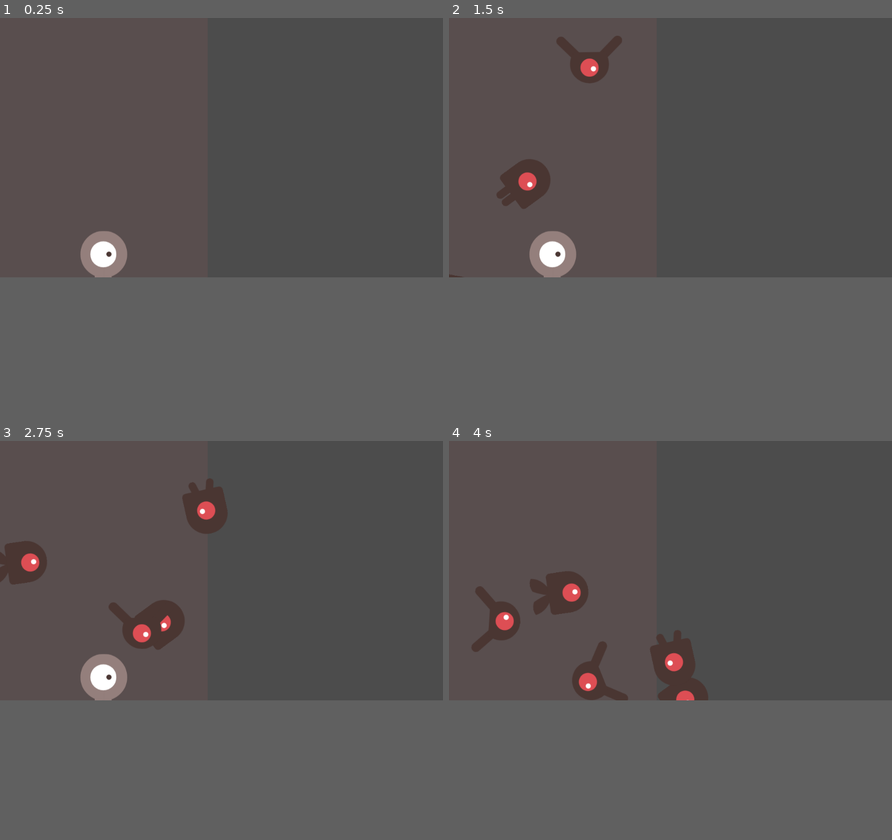
Above: before the commit, frames 1-4 (two rows, left to right).
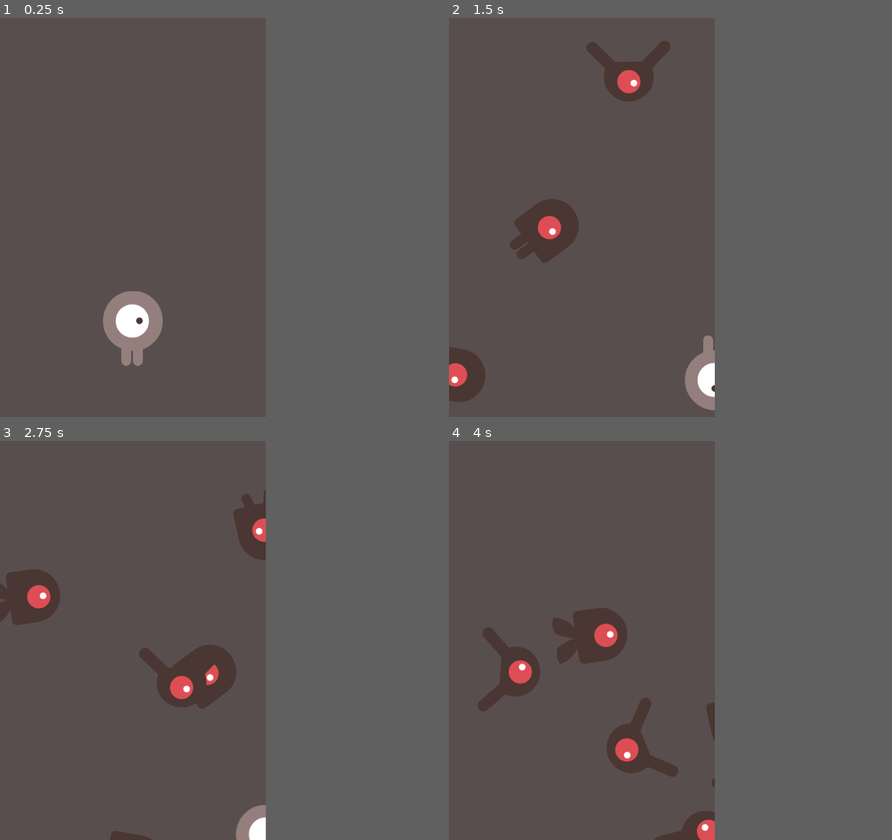
Above: after the commit, the same moments.

Repository: Millenium47/2d-dodge-the-creeps
Game: Godot game, scene res://Main.tscn
Two runs of this game, one before a commit and one after it. Both use one fixed random seed, a clock stepped at 60 frames per second and the inputs below. The project has no main scene, so this scene is started directly.
Inputs:
- Up to frame 1 (0.25 s): no input
- Up to frame 2 (1.5 s): hold Right (move_right, bound only after the commit) 0.53-1.28 s; hold Down (move_down, bound only after the commit) from 1.28 s (still down)
- Up to frame 3 (2.75 s): release Down (move_down, bound only after the commit) at 2.03 s; hold Right (move_right, bound only after the commit) from 2.03 s (still down)
- Up to frame 4 (4 s): release Right (move_right, bound only after the commit) at 2.78 s; hold Up (move_up, bound only after the commit) 2.78-3.53 s; hold Left (move_left, bound only after the commit) from 3.53 s (still down)
In our replay, the window is 800x468 before the commit and 480x720 after it. These sizes can differ from the game's own. Grey fills any space a smaller window leaves; there, only what the larger window draws over its background counts as a difference.

The runs differ from the first frame. In frame 1, 2.7% of the frame differs, in the area x 18-37%, y 53-88%; in frame 2, 6.7%; in frame 3, 8.9%, in the area x 0-60%, y 9-100%; in frame 4, 8.5%.

Commit message:
Added HUD

Diff:
--- /dev/null
+++ b/HUD.gd
@@ -0,0 +1 @@
+extends CanvasLayer
--- /dev/null
+++ b/HUD.tscn
@@ -0,0 +1,54 @@
+[gd_scene load_steps=3 format=2]
+
+[ext_resource path="res://fonts/xolonium-regular.ttf" type="DynamicFontData" id=1]
+
+[sub_resource type="DynamicFont" id=1]
+size = 60
+font_data = ExtResource( 1 )
+
+[node name="HUD" type="CanvasLayer"]
+
+[node name="ScoreLabel" type="Label" parent="."]
+anchor_left = 0.5
+anchor_right = 0.5
+margin_left = -240.0
+margin_right = 240.0
+margin_bottom = 73.0
+custom_fonts/font = SubResource( 1 )
+text = "0"
+align = 1
+__meta__ = {
+"_edit_use_anchors_": false
+}
+
+[node name="MessageLabel" type="Label" parent="."]
+anchor_left = 0.5
+anchor_top = 0.5
+anchor_right = 0.5
+anchor_bottom = 0.5
+margin_left = -240.0
+margin_top = -40.0
+margin_right = 240.0
+margin_bottom = 109.0
+custom_fonts/font = SubResource( 1 )
+text = "Dodge the creeps"
+align = 1
+autowrap = true
+__meta__ = {
+"_edit_use_anchors_": false
+}
+
+[node name="Button" type="Button" parent="."]
+anchor_left = 0.5
+anchor_top = 0.5
+anchor_right = 0.5
+anchor_bottom = 0.5
+margin_left = -80.0
+margin_top = 127.0
+margin_right = 93.0
+margin_bottom = 206.0
+custom_fonts/font = SubResource( 1 )
+text = "Start"
+__meta__ = {
+"_edit_use_anchors_": false
+}
--- a/project.godot
+++ b/project.godot
@@ -16,6 +16,40 @@
 This is the starter project for the video version of the tutorial published on the GDQuest YouTube channel."
 config/icon="res://icon.png"
 
+[display]
+
+window/size/width=480
+window/size/height=720
+window/stretch/mode="2d"
+window/stretch/aspect="keep"
+
+[input]
+
+move_right={
+"deadzone": 0.5,
+"events": [ Object(InputEventKey,"resource_local_to_scene":false,"resource_name":"","device":0,"alt":false,"shift":false,"control":false,"meta":false,"command":false,"pressed":false,"scancode":0,"physical_scancode":16777233,"unicode":0,"echo":false,"script":null)
+, Object(InputEventKey,"resource_local_to_scene":false,"resource_name":"","device":0,"alt":false,"shift":false,"control":false,"meta":false,"command":false,"pressed":false,"scancode":0,"physical_scancode":68,"unicode":0,"echo":false,"script":null)
+ ]
+}
+move_left={
+"deadzone": 0.5,
+"events": [ Object(InputEventKey,"resource_local_to_scene":false,"resource_name":"","device":0,"alt":false,"shift":false,"control":false,"meta":false,"command":false,"pressed":false,"scancode":0,"physical_scancode":16777231,"unicode":0,"echo":false,"script":null)
+, Object(InputEventKey,"resource_local_to_scene":false,"resource_name":"","device":0,"alt":false,"shift":false,"control":false,"meta":false,"command":false,"pressed":false,"scancode":0,"physical_scancode":65,"unicode":0,"echo":false,"script":null)
+ ]
+}
+move_up={
+"deadzone": 0.5,
+"events": [ Object(InputEventKey,"resource_local_to_scene":false,"resource_name":"","device":0,"alt":false,"shift":false,"control":false,"meta":false,"command":false,"pressed":false,"scancode":0,"physical_scancode":16777232,"unicode":0,"echo":false,"script":null)
+, Object(InputEventKey,"resource_local_to_scene":false,"resource_name":"","device":0,"alt":false,"shift":false,"control":false,"meta":false,"command":false,"pressed":false,"scancode":0,"physical_scancode":87,"unicode":0,"echo":false,"script":null)
+ ]
+}
+move_down={
+"deadzone": 0.5,
+"events": [ Object(InputEventKey,"resource_local_to_scene":false,"resource_name":"","device":0,"alt":false,"shift":false,"control":false,"meta":false,"command":false,"pressed":false,"scancode":0,"physical_scancode":16777234,"unicode":0,"echo":false,"script":null)
+, Object(InputEventKey,"resource_local_to_scene":false,"resource_name":"","device":0,"alt":false,"shift":false,"control":false,"meta":false,"command":false,"pressed":false,"scancode":0,"physical_scancode":83,"unicode":0,"echo":false,"script":null)
+ ]
+}
+
 [physics]
 
 common/enable_pause_aware_picking=true
Not shown, changed: icon.png.import
